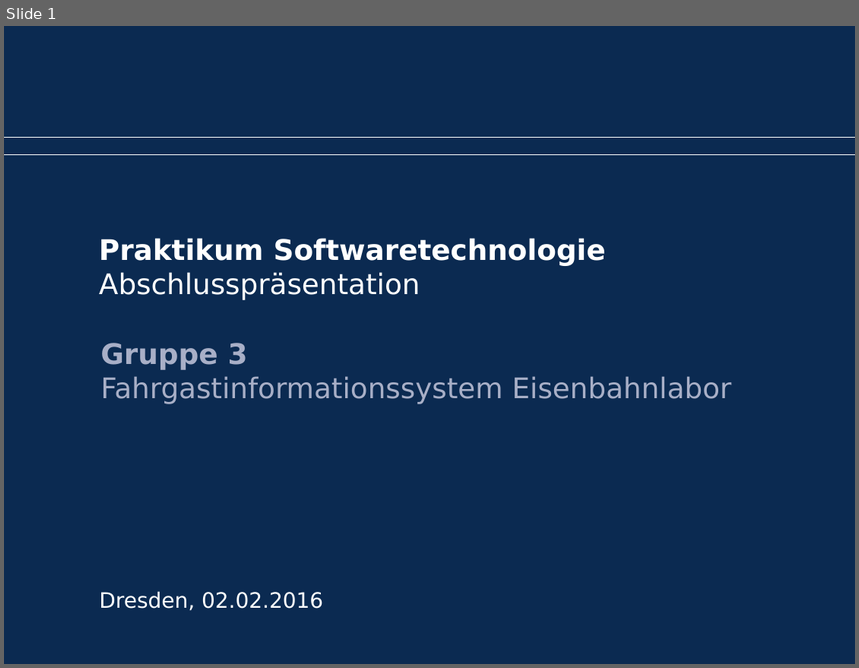
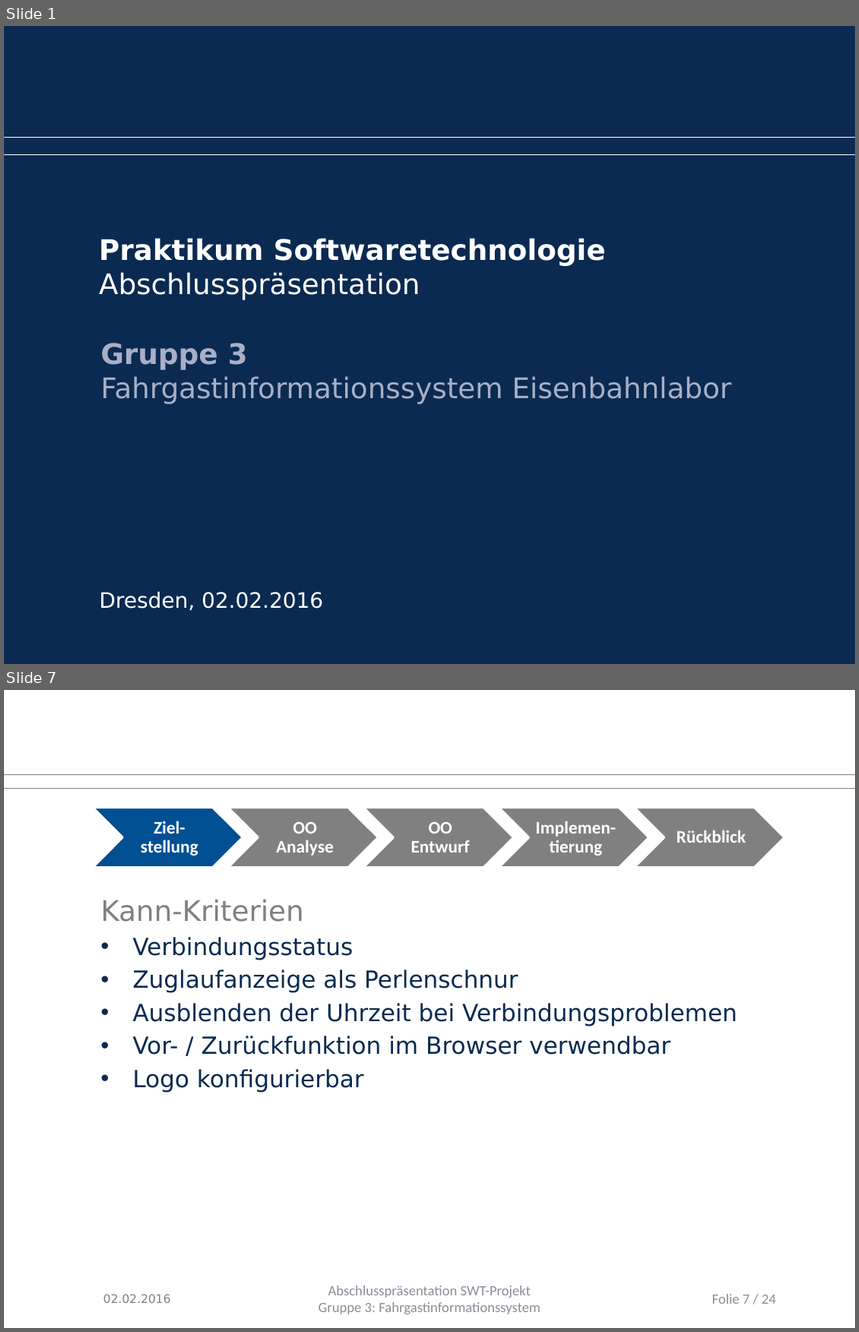
Before and after one commit to Juu98/fahrgastinformationssystem, a slide deck: organisation/Endpräsentation/abschlusspraesentation.pptx. Shown one above the other, each under a label of ours: slide 1 before the commit, slides 1 and 7 after it; the slides between them are not shown. The pictures are 859x668 and 859x1332 pixels, drawn with LibreOffice and Linux fonts; fonts in the diff are those of the drawing; background and template pictures are left out. Boxes give left, top, right and bottom in pixels: in the first picture for what was removed or moved away, otherwise in the second. Text is boxed around its words. In the diff, an @@ line names an element or a change of style, - is before the commit and + after.

```diff
--- a/organisation/Endpräsentation/abschlusspraesentation.pptx
+++ b/organisation/Endpräsentation/abschlusspraesentation.pptx
@@ slide 7 added at (4, 690, 855, 1328), background #FFFFFF @@
@@ line added from (4, 774) to (855, 774), #808080 0.5 pt @@
@@ line added from (4, 788) to (855, 788), #808080 0.5 pt @@
@@ group added at (92, 808, 785, 868): 5 chevrons, 5 texts @@
+Ziel-stellung
+OO Analyse
+OO Entwurf
+Implemen-tierung
+Rückblick
@@ text added at (101, 899, 737, 1093), 20 pt, text #0B2A51 @@
+Kann-Kriterien
+• Verbindungsstatus
+• Zuglaufanzeige als Perlenschnur
+• Ausblenden der Uhrzeit bei Verbindungsproblemen
+• Vor- / Zurückfunktion im Browser verwendbar
+• Logo konfigurierbar
@@ text added at (104, 1294, 171, 1303), 10 pt, text #808080 @@
+02.02.2016
@@ text added at (319, 1286, 541, 1315), 12 pt, text #8C8E98 @@
+Abschlusspräsentation SWT-Projekt
+Gruppe 3: Fahrgastinformationssystem
@@ page number added at (712, 1294, 776, 1304), 12 pt, text #8C8E98 @@
+Folie 7 / 24
```
Also in this commit, not shown: 5 slides changed, 13 other slides added, 1 other file.
